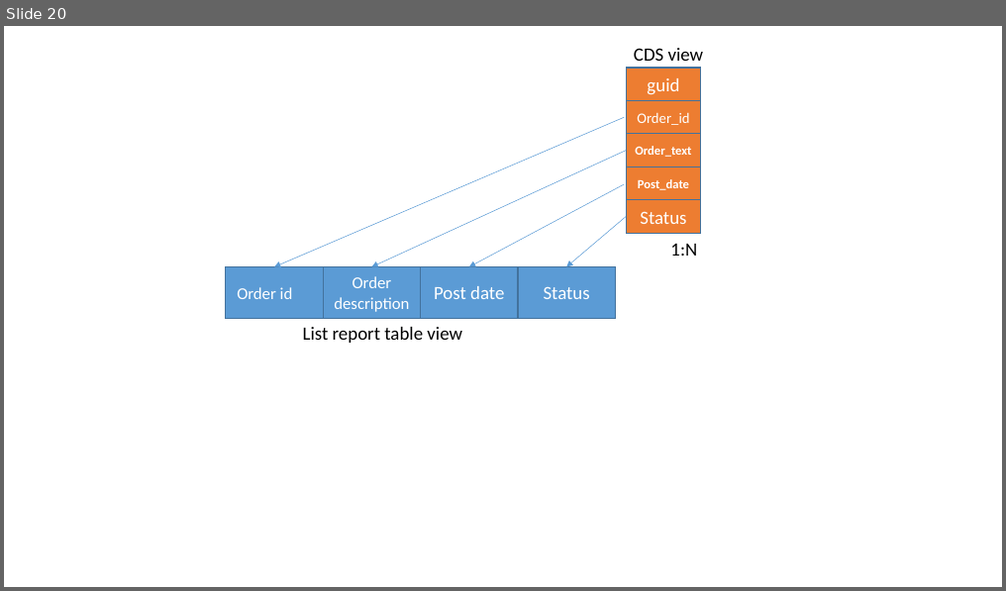
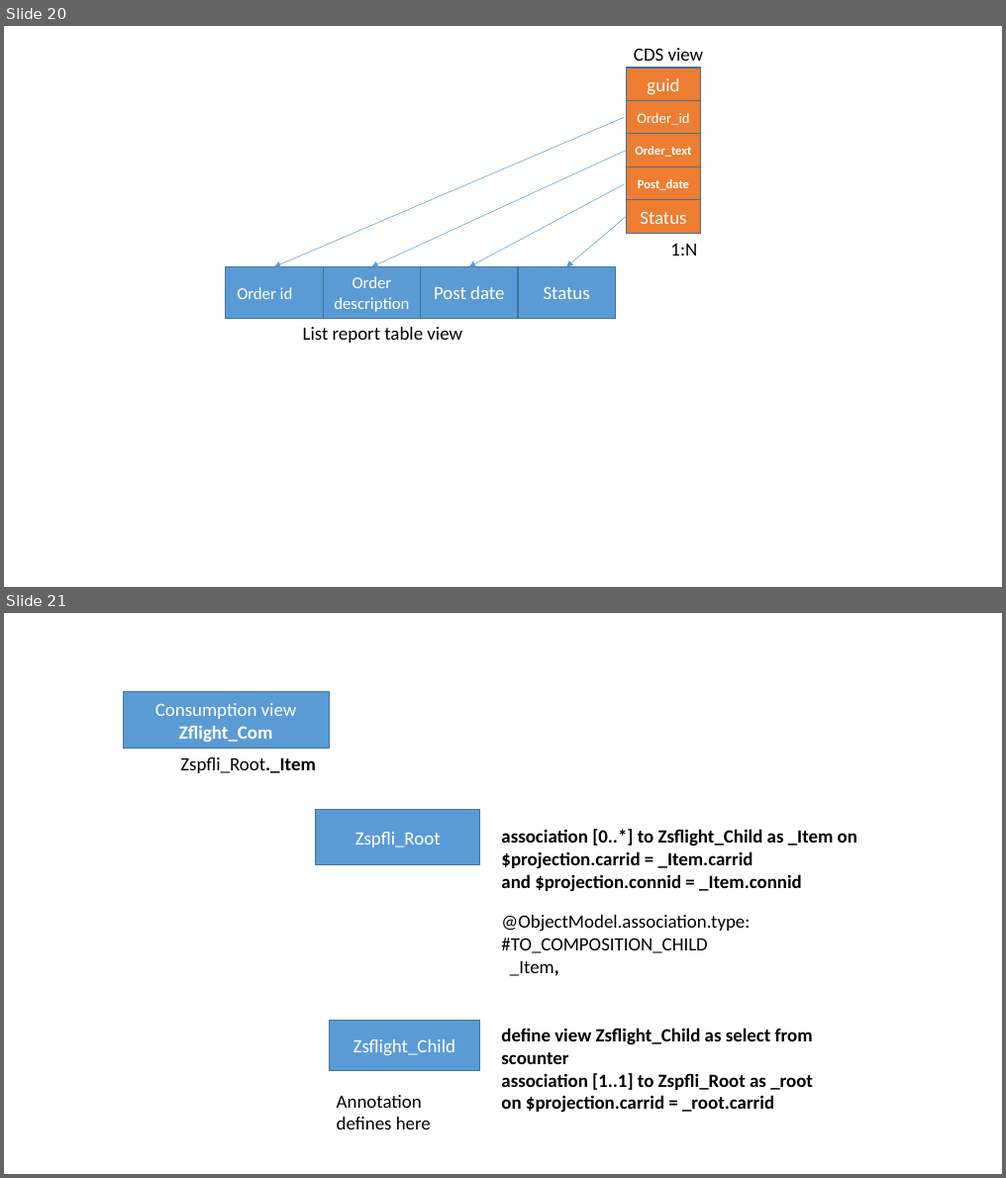
Before and after one commit to mxpang/jerryslide, a slide deck: Jerry.pptx. Shown one above the other, each under a label of ours: slide 20 before the commit, slides 20 and 21 after it. The pictures are 1006x591 and 1006x1178 pixels, drawn with LibreOffice and Linux fonts; fonts in the diff are those of the drawing. Boxes give left, top, right and bottom in pixels: in the first picture for what was removed or moved away, otherwise in the second. Text is boxed around its words. In the diff, an @@ line names an element or a change of style, - is before the commit and + after.

Commit message:
Jerry adds some graph of view relationships

```diff
--- a/Jerry.pptx
+++ b/Jerry.pptx
@@ slide 21 added at bbox=[4, 613, 1002, 1174], background #FFFFFF @@
@@ rectangle added at bbox=[123, 691, 329, 748], fill #5B9BD5, outline #43739E 1 pt, 18 pt, text #FFFFFF @@
+Consumption view
+Zflight_Com
@@ text added at bbox=[180, 758, 316, 773], 18 pt, text #000000 @@
+Zspfli_Root._Item
@@ rectangle added at bbox=[316, 810, 479, 865], fill #5B9BD5, outline #43739E 1 pt, 18 pt, text #FFFFFF @@
+Zspfli_Root
@@ text added at bbox=[501, 829, 857, 891], 18 pt, text #000000, bold @@
+association [0..*] to Zsflight_Child as _Item on $projection.carrid = _Item.carrid
+and $projection.connid = _Item.connid
@@ text added at bbox=[501, 915, 749, 976], 18 pt, text #000000 @@
+@ObjectModel.association.type: #TO_COMPOSITION_CHILD
+_Item,
@@ rectangle added at bbox=[329, 1020, 479, 1071], fill #5B9BD5, outline #43739E 1 pt, 18 pt, text #FFFFFF @@
+Zsflight_Child
@@ text added at bbox=[501, 1028, 813, 1113], 18 pt, text #000000, bold @@
+define view Zsflight_Child as select from scounter
+association [1..1] to Zspfli_Root as _root
+on $projection.carrid = _root.carrid
@@ text added at bbox=[337, 1095, 431, 1130], 18 pt, text #000000 @@
+Annotation defines here
```
